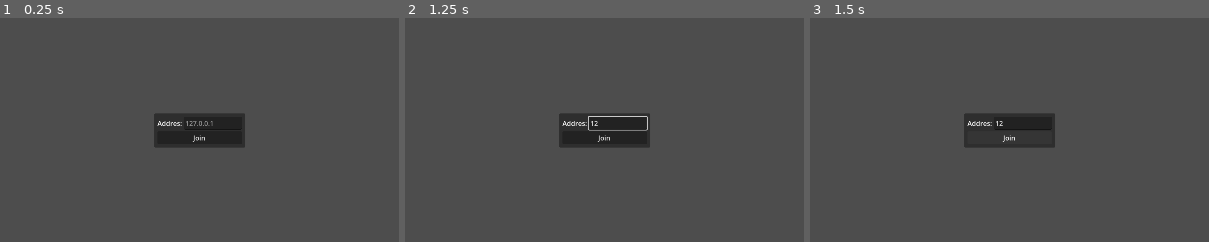
Above: before the commit, frames 1-3 (left to right).
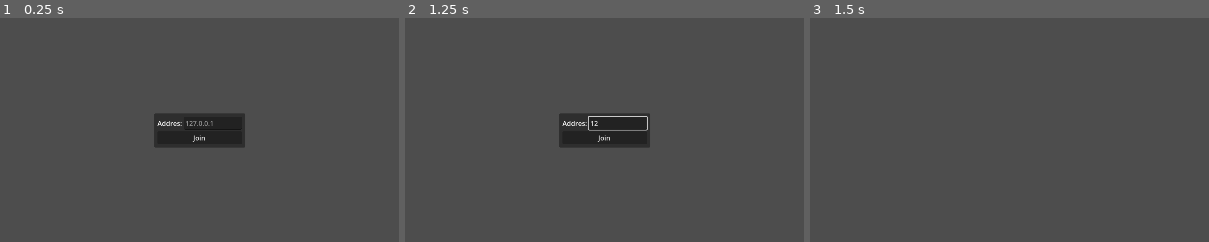
Above: after the commit, the same moments.

Repository: Ultraegern/godot-multiplayer-example
Game: Godot game, scene res://Scenes/main.tscn
The game is run twice, just before and just after one commit, with the same random seed, the same clock (stepped at 60 frames per second) and the same inputs. The engine's default icon, where the game draws it, is replaced by a stand-in: a white triangle on a blue panel in a dark square.
Inputs (mouse positions are % of the whole screen's width and height, from its top left):
- Up to frame 1 (0.25 s): no input
- Up to frame 2 (1.25 s): click (52, 48) at 0.52 s; type "12" at 0.6 s
- Up to frame 3 (1.5 s): click "Join" at 1.25 s
The pictures show only the part of the screen within x 25-75%, y 25-75%; the shares and areas given below are measured in that part.

Frames 1-2 are identical in both runs. In frame 3, 2.2% of the frame differs, in the area x 38-62%, y 42-58%.

Commit message:
Ui works now

Diff:
--- a/Scenes/main.tscn
+++ b/Scenes/main.tscn
@@ -18,4 +18,6 @@
 offset_right = 73.5
 offset_bottom = 41.0
 
+[connection signal="pressed" from="JoinUi/PanelContainer/MarginContainer/VBoxContainer/Join" to="." method="_on_join_pressed"]
+
 [editable path="JoinUi"]
--- a/Scripts/main.gd
+++ b/Scripts/main.gd
@@ -3,7 +3,8 @@
 
 const PLAYER: PackedScene = preload("uid://do6wcpaaq1au1")
 
-@onready var address: LineEdit = $PanelContainer/MarginContainer/VBoxContainer/Address/Address
+@onready var address: LineEdit = $JoinUi/PanelContainer/MarginContainer/VBoxContainer/Address/Address
+@onready var join_ui: CanvasLayer = $JoinUi
 
 static func check_cmdline_arg(arg: String) -> bool:
 	return not OS.get_cmdline_args().find(arg) == -1
@@ -12,6 +13,7 @@
 func _ready() -> void:
 	if OS.has_feature("dedicated_server") or check_cmdline_arg("--host"):
 		host_server()
+		join_ui.hide()
 
 
 func add_player(peer_id: int) -> void:
@@ -39,4 +41,5 @@
 
 
 func _on_join_pressed() -> void:
-	join_server(9999, address.text)
+	join_server(9999, address.text, NetworkingBackend.ENet)
+	join_ui.hide()
